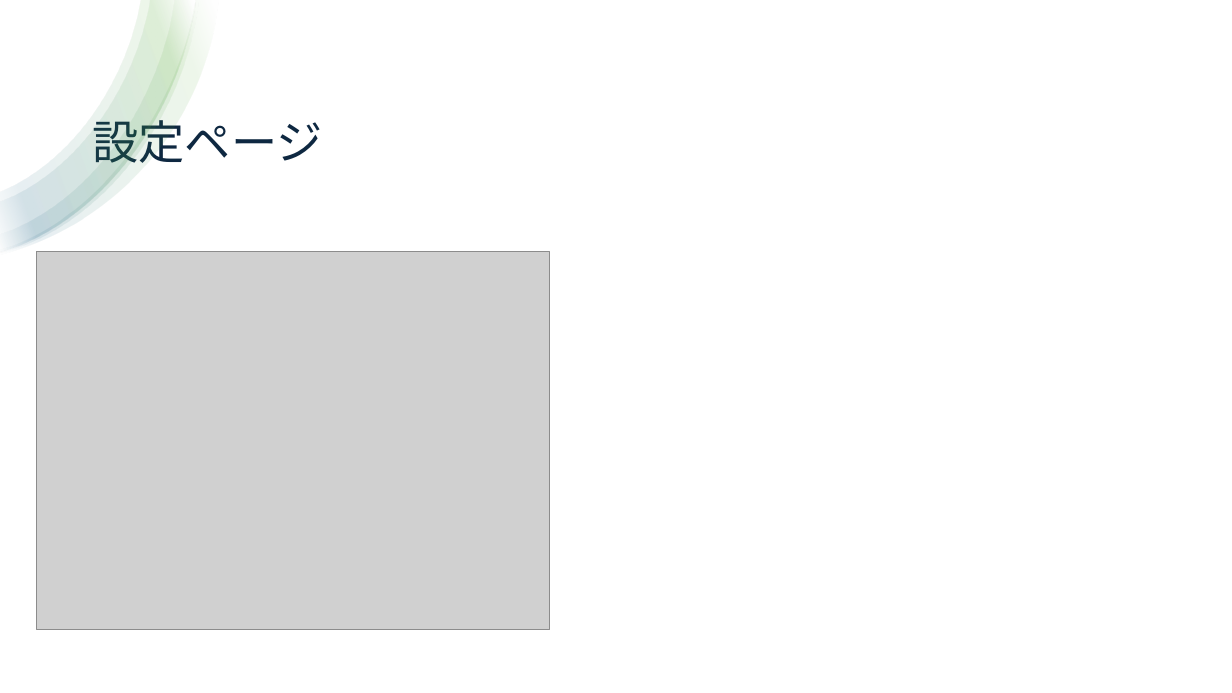
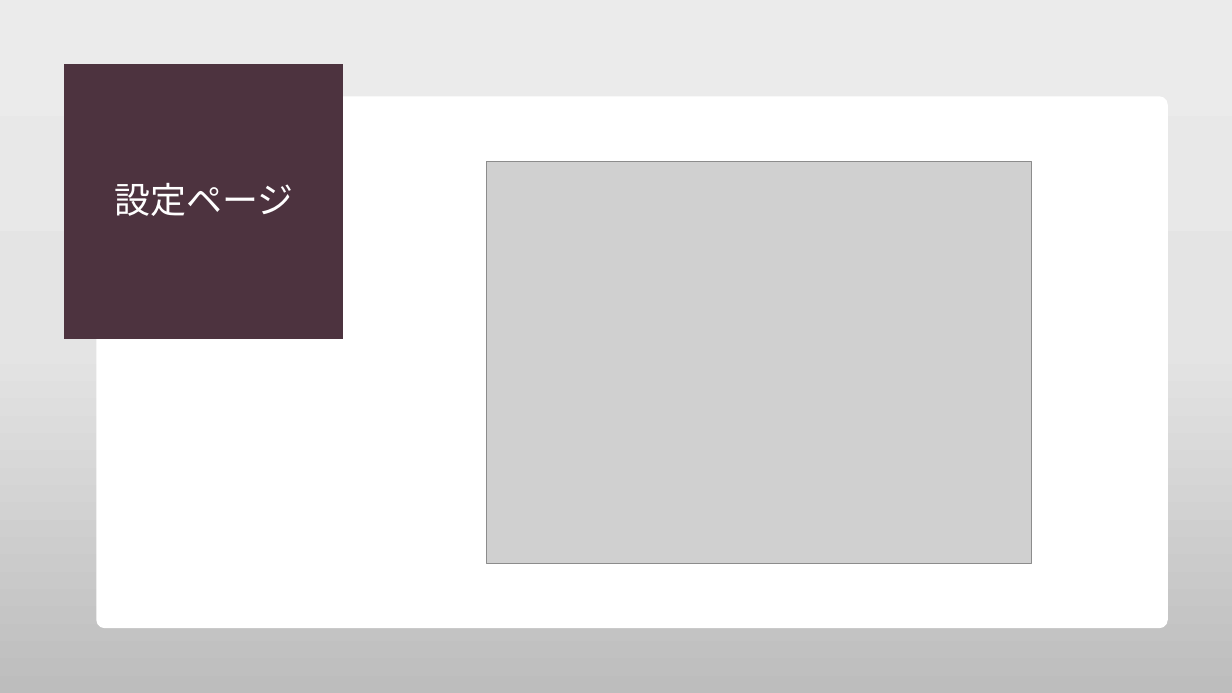
Before and after one commit to neru142/Flutter_Lessons, a slide deck: slide 4 of 21410068.pptx. Drawn at 1232x693 pixels with LibreOffice and Linux fonts; fonts in the diff are those of the drawing; grey boxes stand for pictures. Boxes give left, top, right and bottom in pixels: in the first picture for what was removed or moved away, otherwise in the second. Text is boxed around its words. In the diff, an @@ line names an element or a change of style, - is before the commit and + after.

```diff
--- a/21410068.pptx
+++ b/21410068.pptx
@@ background #FFFFFF to gradient #ECECEC to #E5E5E5 to #BEBEBE @@
@@ rectangle removed at box(0, 0, 1231, 693) @@
@@ group removed at box(0, 0, 219, 254): 4 freeform shapes @@
@@ title "設定ページ": place and size @@
-title "設定ページ" at box(83, 55, 590, 234)
+title "設定ページ" at box(65, 65, 343, 338)
@@ title "設定ページ" at box(65, 65, 343, 338): size 36 to 28 pt, text colour #0E2841 to #FFFFFF; alignment left to centre; fill none to #4D333F; outline none to #4D333F 0.75 pt @@
@@ rounded rectangle added at box(96, 96, 1168, 628), fill #FFFFFF @@
@@ picture: place and size @@
-picture at box(37, 251, 550, 629)
+picture at box(487, 162, 1032, 564)
```
Also in this commit, not shown: 4 other slides changed, 1 slide added, 1 slide removed.
